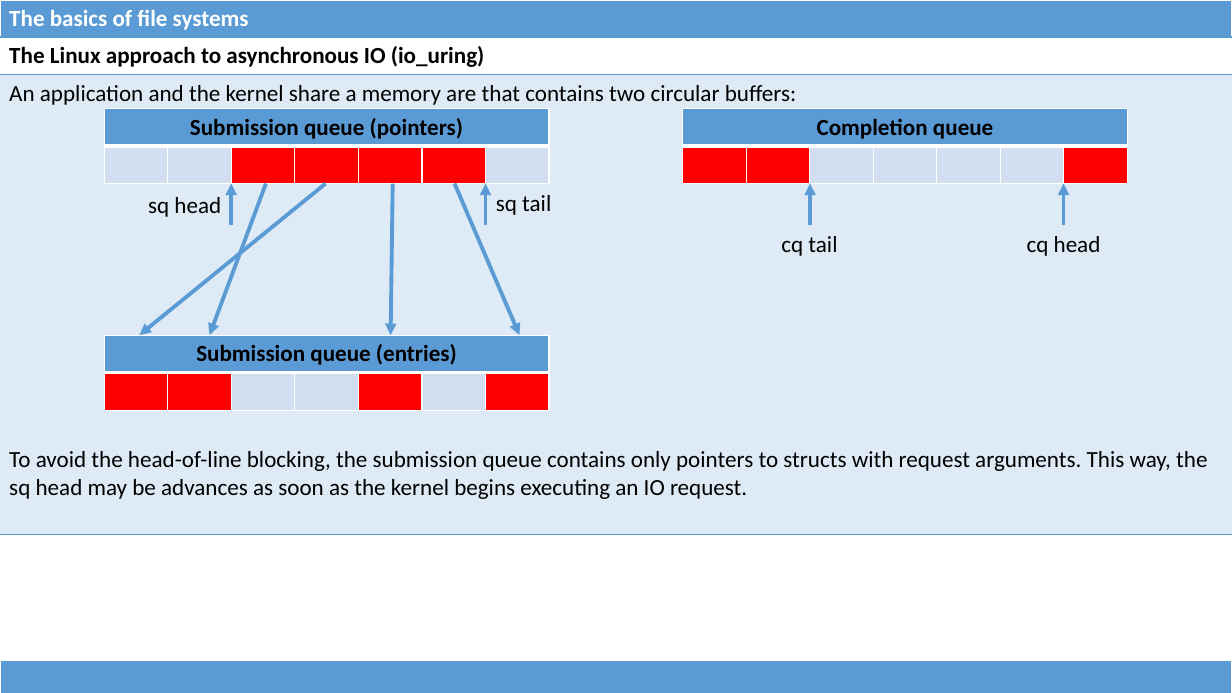
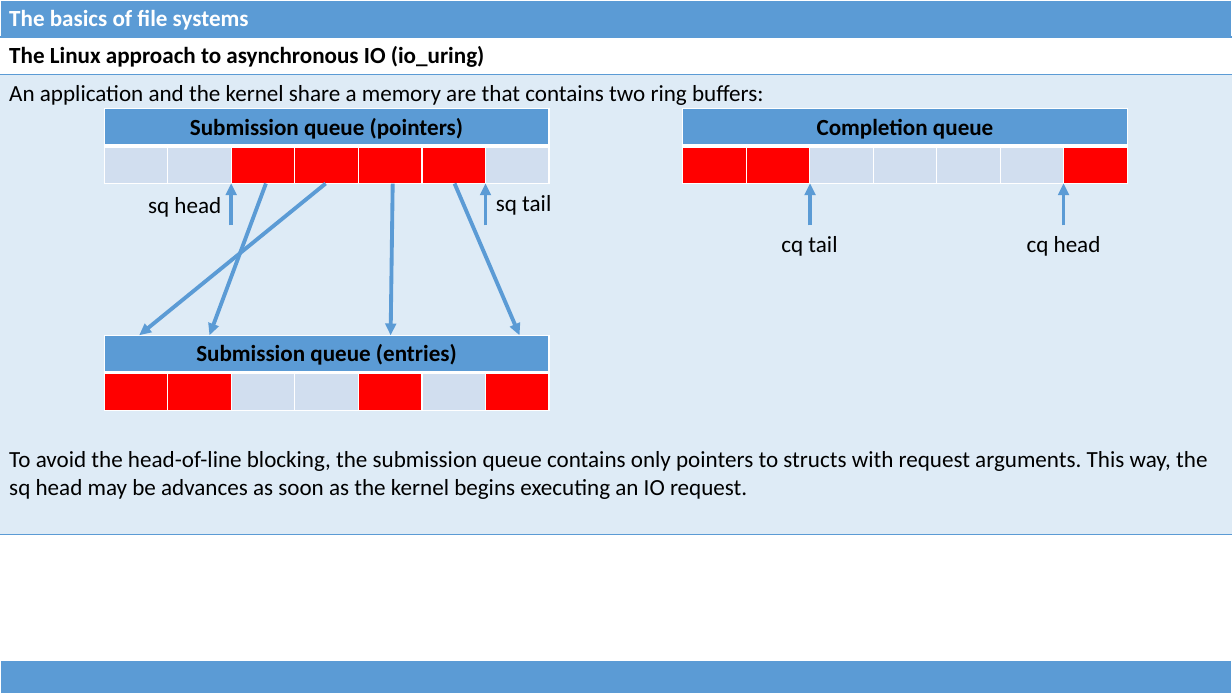
Before and after one commit to dominiquelefevre/filesystems-101-jb, a slide deck: slide 42 of talks/src/class02.pptx (slide 41 before the commit). Drawn at 1232x693 pixels with LibreOffice and Linux fonts; fonts in the diff are those of the drawing. Boxes give left, top, right and bottom in pixels: in the first picture for what was removed or moved away, otherwise in the second. Text is boxed around its words. In the diff, an @@ line names an element or a change of style, - is before the commit and + after.

Commit message:
class02: registered buffers + misc improvements.

```diff
--- a/talks/src/class02.pptx
+++ b/talks/src/class02.pptx
@@ table at [0,37,1232,527] @@
-row 2, column 1: An application and the kernel share a memory are that contains two circular buffers: / To avoid the head-of-line blocking, the submission queue contains only pointers to structs with request arguments. This way, the sq head may be advances as soon as the kernel begins executing an IO request.
+row 2, column 1: An application and the kernel share a memory are that contains two ring buffers: / To avoid the head-of-line blocking, the submission queue contains only pointers to structs with request arguments. This way, the sq head may be advances as soon as the kernel begins executing an IO request.
```
Also in this commit, not shown: 8 other slides changed, 7 slides added, 1 other file.
